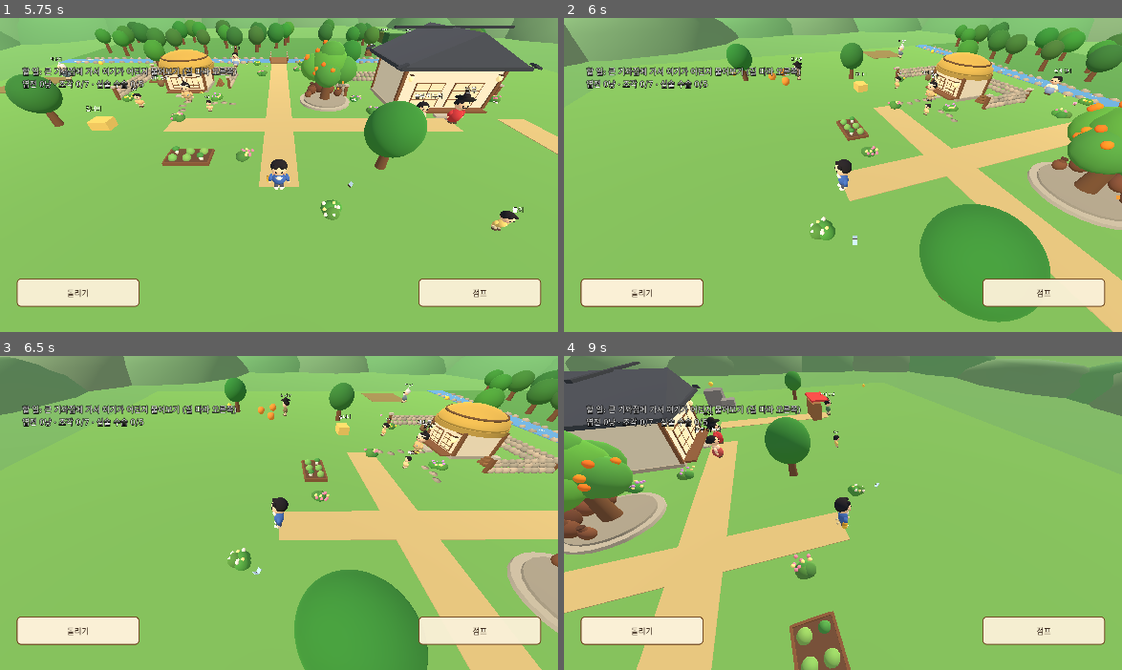
Above: before the commit, frames 1-4 (two rows, left to right).
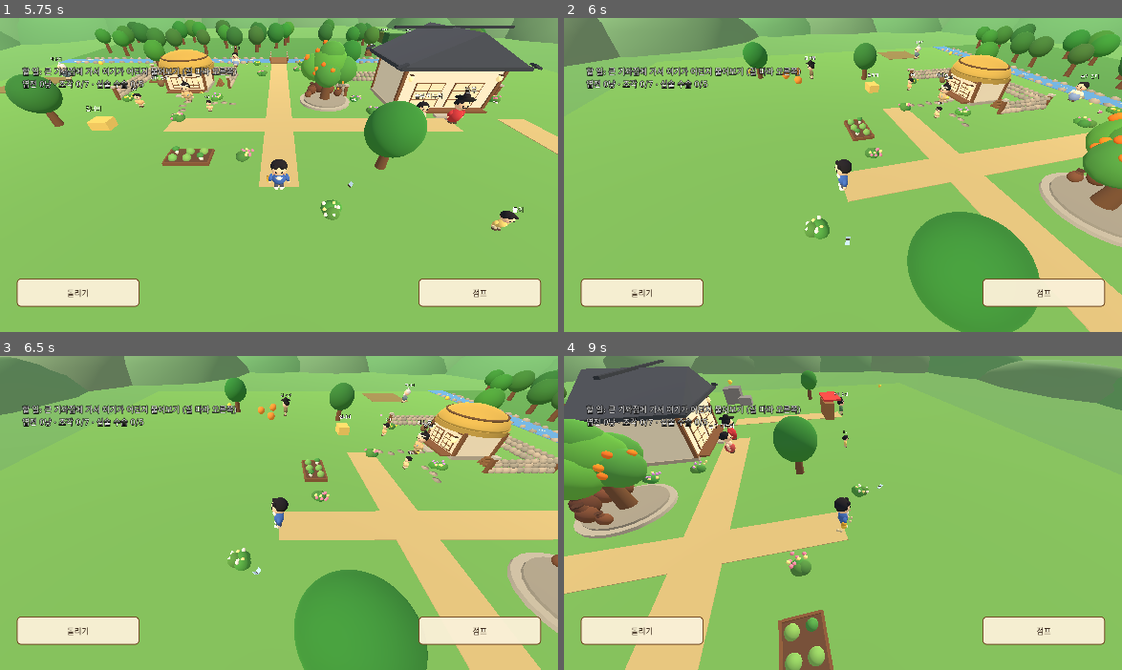
Above: after the commit, the same moments.

Repository: JSKIM2034/Jeonrae
Game: Godot game, scene res://main.tscn
Same seed, same stepped clock (60 frames per second), same inputs: the game is played once before the commit and once after it.
Inputs (mouse positions are in pixels of both pictures, inside the frame that each line leads up to):
- Up to frame 1 (5.75 s): tap Enter at 0.5, 2, 3.5 s; move the mouse to (401, 159) at 0.52 s; click (401, 159) at 0.67 s; tap Space at 1.25, 2.75 s; drag from (167, 190) to (251, 237) at 1.27 s; move the mouse to (334, 105) at 2.02 s; click (334, 105) at 2.17 s; drag from (251, 237) to (111, 127) at 2.77 s; move the mouse to (446, 222) at 3.52 s; click (446, 222) at 3.67 s; drag from (111, 127) to (195, 96) at 4.27 s; move the mouse to (306, 175) at 5.02 s; click (306, 175) at 5.17 s
- Up to frame 2 (6 s): click (642, 294) at 5.75 s, where only the run before the commit has a clickable "돌리기"
- Up to frame 3 (6.5 s): no input
- Up to frame 4 (9 s): click (1043, 632) at 6.5 s, where only the run before the commit has a clickable "점프"; click (642, 632) at 7.25 s, where only the run before the commit has a clickable "돌리기"; click (1043, 632) at 8 s, where only the run before the commit has a clickable "점프"; click (642, 632) at 8.75 s, where only the run before the commit has a clickable "돌리기"

Frame 1 is identical in both runs. In frame 2, 18% of the frame differs, in the area x 0-100%, y 0-100%; in frame 3, 0.7%; in frame 4, 16%.

Commit message:
Fix: allow jumping while walking (multi-touch HUD buttons)
Handle HUD button touches directly in _input and track the joystick
finger by index, so a second finger can press jump while the first
finger is steering.

Co-Authored-By: Claude Sonnet 5.5 <noreply@anthropic.com>
Claude-Session: https://claude.ai/code/session_01XLarQjoyzuZDqow7n4KQQu

Diff:
--- a/source/main.gd
+++ b/source/main.gd
@@ -1221,7 +1221,7 @@
 	var b := Button.new()
 	b.text = text
 	skin_button(b, make_paper(font_size * 0.4), INK, 0.8)
-	b.pressed.connect(pressed)
+	b.mouse_filter = Control.MOUSE_FILTER_IGNORE  # 터치는 _input에서 직접 처리
 	ui_layer.add_child(b)
 	place(b, l, 0.83, r, 0.92)
 	return b
@@ -2664,12 +2664,59 @@
 func on_jump() -> void:
 	jump_wanted = true
 
+# 화면 버튼(돌리기/점프/행동)은 터치를 직접 처리해요.
+# 한 손가락으로 걷는 중에도 다른 손가락으로 점프를 누를 수 있게 하기 위해서예요.
+var btn_touches: Array = []
+var stick_index := -1
+
+func hud_button_hit(pos: Vector2) -> Button:
+	for b in [jump_button, turn_button, action_button]:
+		if b != null and b.is_visible_in_tree() and b.get_global_rect().has_point(pos):
+			return b
+	return null
+
+func hud_press(b: Button) -> void:
+	if b == jump_button:
+		on_jump()
+	elif b == turn_button:
+		on_turn()
+	elif b == action_button:
+		on_action()
+
+func _input(event: InputEvent) -> void:
+	if event is InputEventScreenTouch:
+		if event.pressed:
+			var b := hud_button_hit(event.position)
+			if b != null:
+				btn_touches.append(event.index)
+				hud_press(b)
+				get_viewport().set_input_as_handled()
+		elif event.index in btn_touches:
+			btn_touches.erase(event.index)
+			get_viewport().set_input_as_handled()
+	elif event is InputEventScreenDrag:
+		if event.index in btn_touches:
+			get_viewport().set_input_as_handled()
+	elif event is InputEventMouseButton and event.pressed and event.device != -1:
+		# 컴퓨터 마우스 (터치에서 만들어진 가짜 마우스 이벤트는 제외)
+		var b2 := hud_button_hit(event.position)
+		if b2 != null:
+			hud_press(b2)
+			get_viewport().set_input_as_handled()
+
 func _unhandled_input(event: InputEvent) -> void:
 	if event is InputEventScreenTouch:
-		touching = event.pressed
-		touch_start = event.position
-		move_input = Vector2.ZERO
-	elif event is InputEventScreenDrag and touching:
+		if event.pressed:
+			if stick_index == -1:
+				stick_index = event.index
+				touching = true
+				touch_start = event.position
+				move_input = Vector2.ZERO
+		elif event.index == stick_index:
+			stick_index = -1
+			touching = false
+			move_input = Vector2.ZERO
+	elif event is InputEventScreenDrag and touching and event.index == stick_index:
 		move_input = ((event.position - touch_start) / drag_range).limit_length(1.0)
 
 func _physics_process(delta: float) -> void:
@@ -2679,6 +2726,9 @@
 	if busy:
 		move_input = Vector2.ZERO
 		jump_wanted = false
+		stick_index = -1
+		touching = false
+		btn_touches.clear()
 	cam_yaw = lerp_angle(cam_yaw, cam_yaw_target, minf(1.0, delta * 8.0))
 	var speed := SPEED
 	if has_shoes:
Not shown, changed: index.pck
